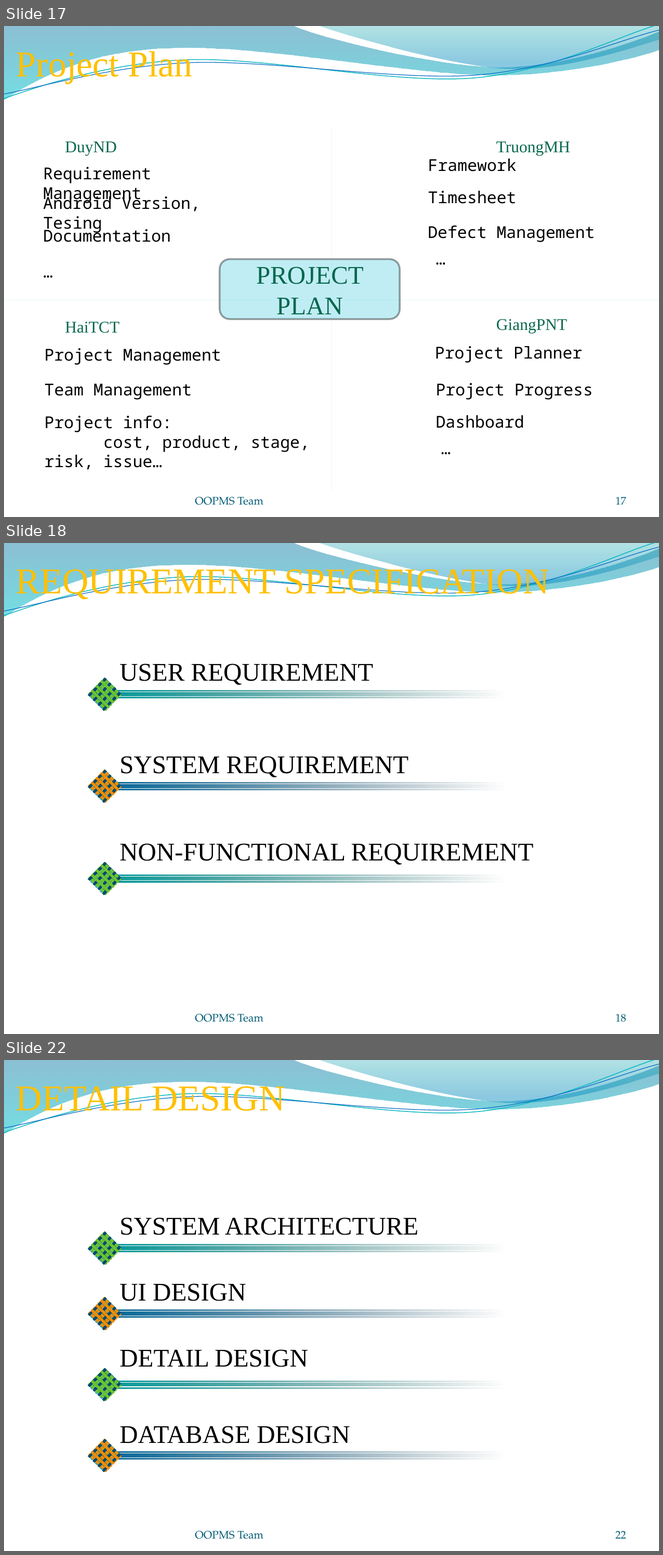
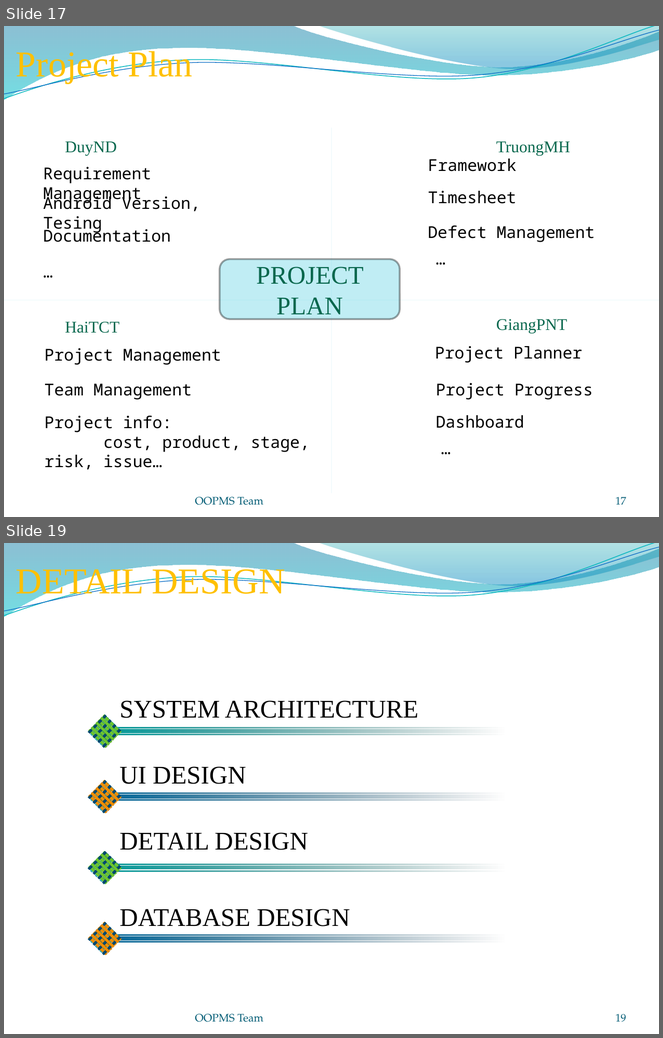
Before and after one commit to gofpattern/oopms, a slide deck: Document/Report/Presentation/OOPMS_Presentation_v1.0.pptx. Shown one above the other, each under a label of ours: slides 17, 18 and 22 before the commit, slides 17 and 19 after it; the slides between them are not shown. The pictures are 663x1555 and 663x1038 pixels, drawn with LibreOffice and Linux fonts; fonts in the diff are those of the drawing; background and template pictures are left out. Boxes give left, top, right and bottom in pixels: in the first picture for what was removed or moved away, otherwise in the second. Text is boxed around its words. In the diff, an @@ line names an element or a change of style, - is before the commit and + after.

```diff
--- a/Document/Report/Presentation/OOPMS_Presentation_v1.0.pptx
+++ b/Document/Report/Presentation/OOPMS_Presentation_v1.0.pptx
@@ slide 18 removed at (4,543,659,1034), background picture (left out); not listed: 4 template elements that a slide beside it also shows @@
@@ text removed at (16,565,549,600) @@
-REQUIREMENT SPECIFICATION
@@ text removed at (119,664,374,685) @@
-USER REQUIREMENT
@@ group removed at (88,678,506,711): 17 rectangles @@
@@ text removed at (119,756,409,778) @@
-SYSTEM REQUIREMENT
@@ group removed at (88,770,506,804): 17 rectangles @@
@@ text removed at (119,844,534,865) @@
-NON-FUNCTIONAL REQUIREMENT
@@ group removed at (88,862,506,896): 17 rectangles @@
@@ text removed at (195,1014,263,1022) @@
-OOPMS Team
@@ page number removed at (616,1014,626,1022) @@
-18
@@ what was slide 22 is now slide 19 @@
@@ page number at (616,1014,626,1022): text changed @@
-22
+19
```
Also in this commit, not shown: 3 slides changed, 3 slides added, 2 other slides removed.
